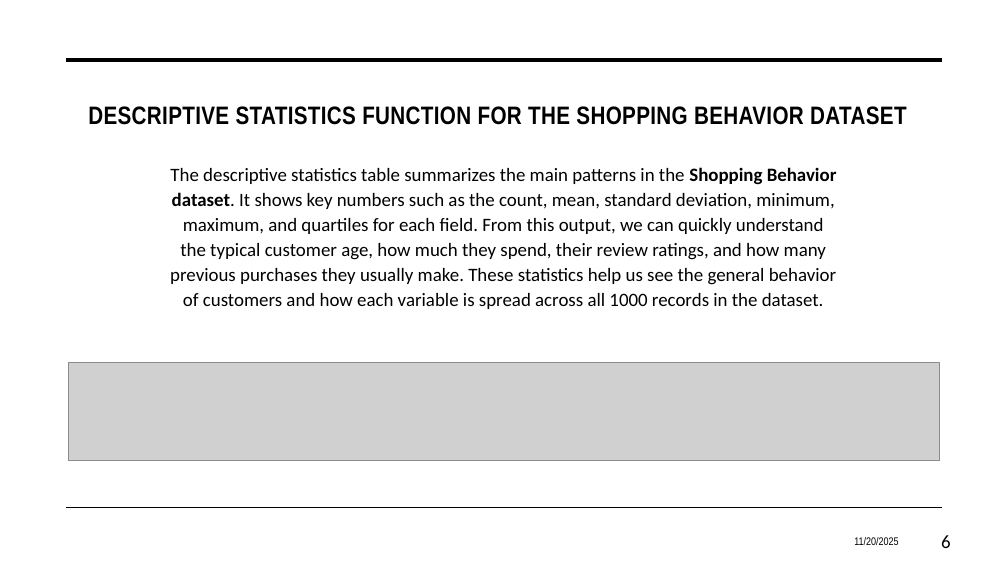
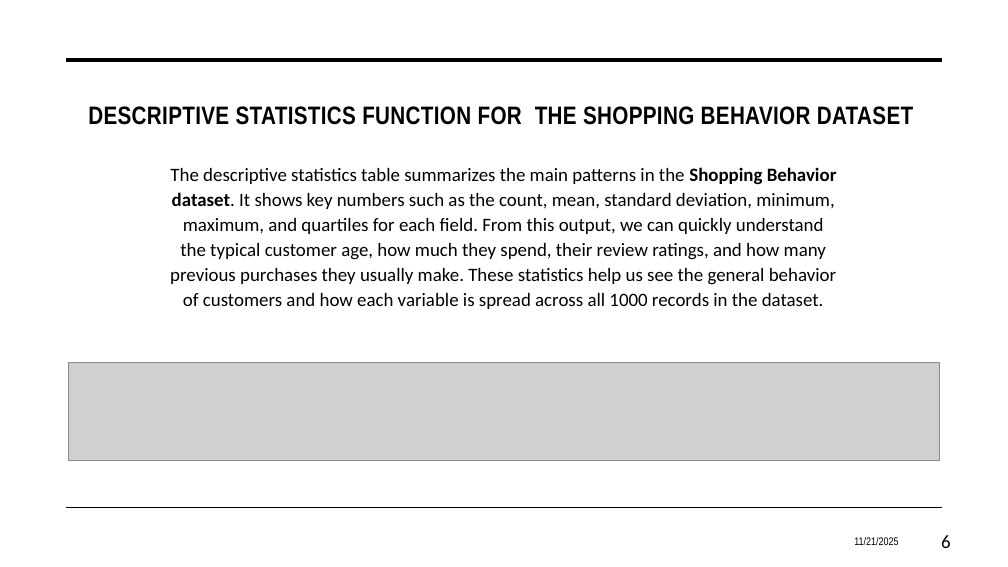
Before and after one commit to Rwaan-001/projectRepo, a slide deck: slide 6 of Data_PowerPoint.pptx. Drawn at 1008x567 pixels with LibreOffice and Linux fonts; fonts in the diff are those of the drawing; grey boxes stand for pictures. Boxes give left, top, right and bottom in pixels: in the first picture for what was removed or moved away, otherwise in the second. Text is boxed around its words. In the diff, an @@ line names an element or a change of style, - is before the commit and + after.

```diff
--- a/Data_PowerPoint.pptx
+++ b/Data_PowerPoint.pptx
@@ title "DESCRIPTIVE STATISTICS FUNCTION FOR THE ..." rewrapped from (88, 106, 906, 125) to (88, 106, 913, 125) @@
@@ text at (854, 537, 898, 545): text changed @@
-11/20/2025
+11/21/2025
```
Also in this commit, not shown: 18 other slides changed, 1 slide added, 2 slides removed, 3 other files.
